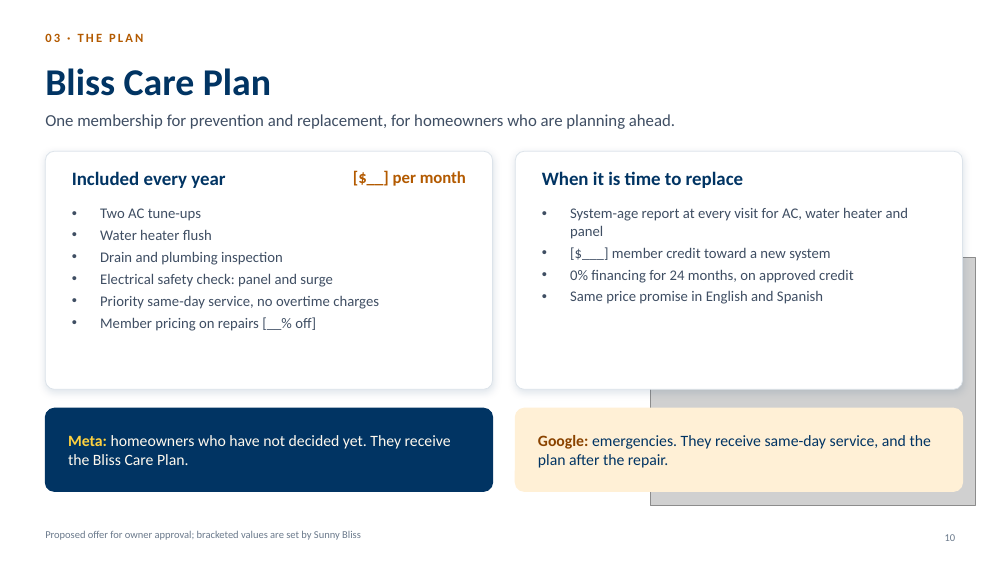
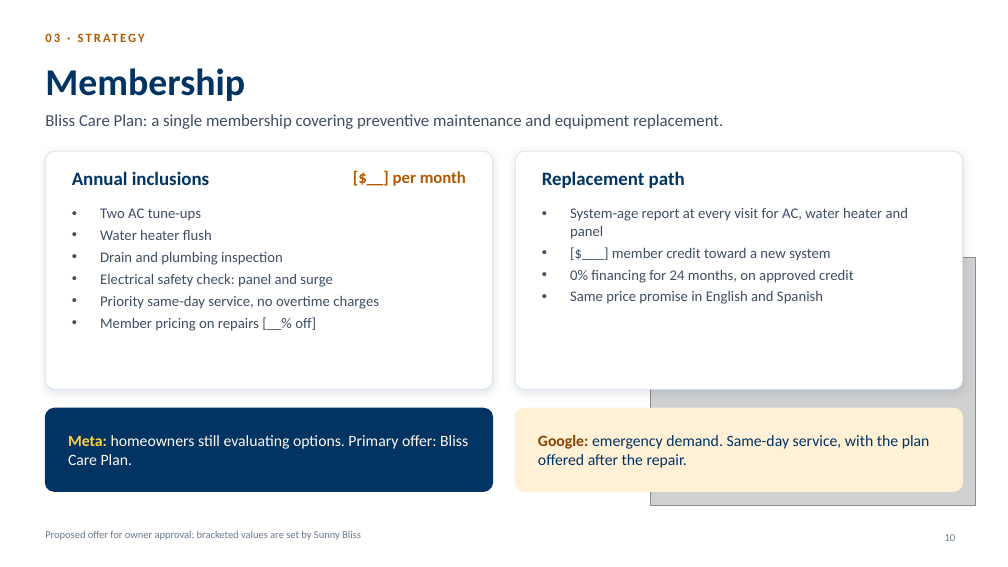
Before and after one commit to manlizard-sys/MetaADS2026, a slide deck: slide 10 of sunny_bliss/build/presentation/Sunny_Bliss_Meta_Plan_Nov-Dec_2026.pptx. Drawn at 1008x567 pixels with LibreOffice and Linux fonts; fonts in the diff are those of the drawing; grey boxes stand for pictures; background and template pictures are left out. Boxes give left, top, right and bottom in pixels: in the first picture for what was removed or moved away, otherwise in the second. Text is boxed around its words. In the diff, an @@ line names an element or a change of style, - is before the commit and + after.

```diff
--- a/sunny_bliss/build/presentation/Sunny_Bliss_Meta_Plan_Nov-Dec_2026.pptx
+++ b/sunny_bliss/build/presentation/Sunny_Bliss_Meta_Plan_Nov-Dec_2026.pptx
@@ text at [45, 33, 143, 42]: text changed @@
-03 · THE PLAN
+03 · STRATEGY
@@ text at [45, 68, 245, 101]: text changed @@
-Bliss Care Plan
+Membership
@@ text at [45, 114, 723, 129]: text changed @@
-One membership for prevention and replacement, for homeowners who are planning ahead.
+Bliss Care Plan: a single membership covering preventive maintenance and equipment replacement.
@@ text at [72, 171, 209, 185]: text changed @@
-Included every year
+Annual inclusions
@@ text at [542, 171, 685, 188]: text changed @@
-When it is time to replace
+Replacement path
@@ text at [68, 435, 468, 465]: text changed @@
-Meta: homeowners who have not decided yet. They receive the Bliss Care Plan.
+Meta: homeowners still evaluating options. Primary offer: Bliss Care Plan.
@@ text at [538, 435, 930, 468]: text changed @@
-Google: emergencies. They receive same-day service, and the plan after the repair.
+Google: emergency demand. Same-day service, with the plan offered after the repair.
```
Also in this commit, not shown: 15 other slides changed, 1 other file.
